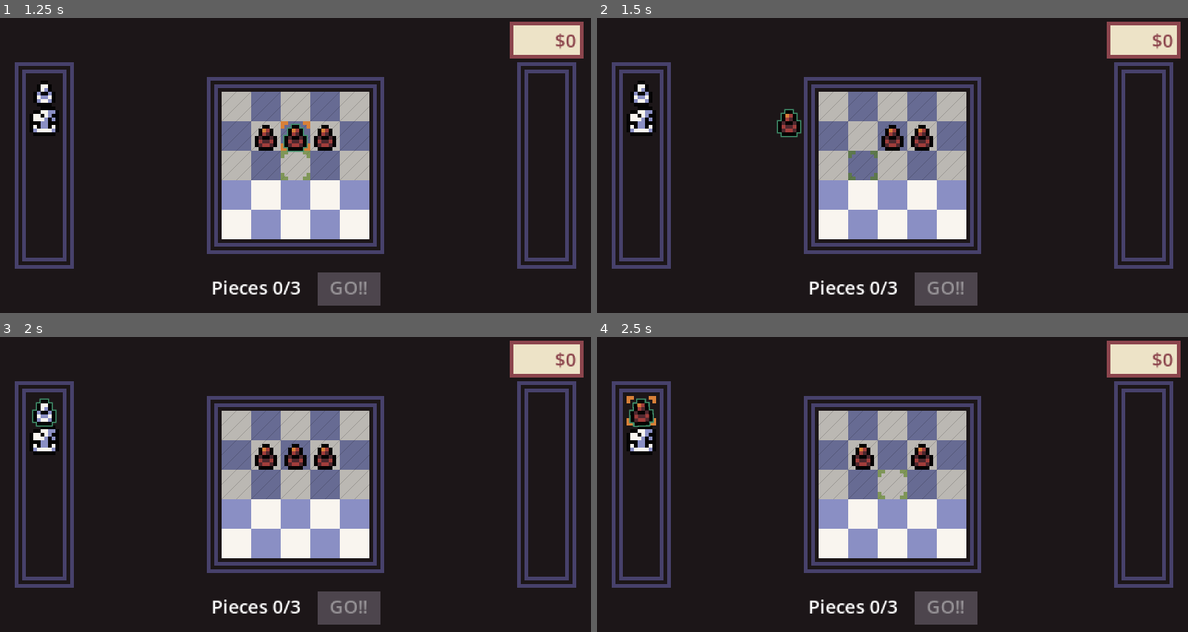
Above: before the commit, frames 1-4 (two rows, left to right).
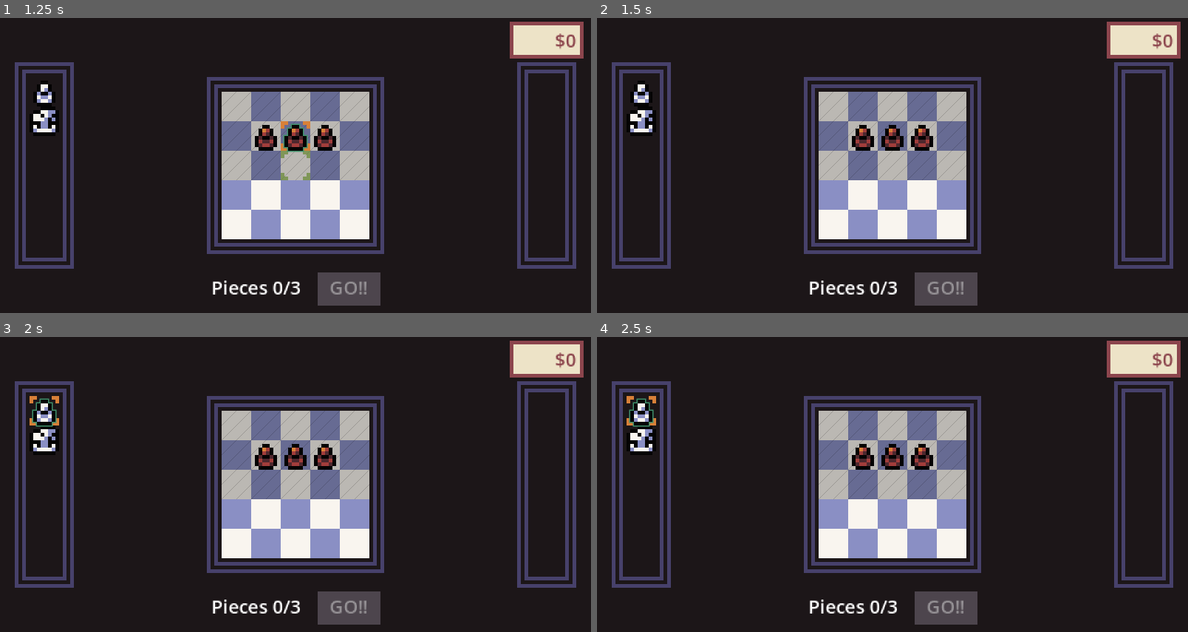
Above: after the commit, the same moments.

Repository: dcmbrk/chess
Game: Godot game, scene res://scenes/main-menu/main_menu.tscn
Same seed, same stepped clock (60 frames per second), same inputs: the game is played once before the commit and once after it.
Inputs (mouse positions are in pixels of both pictures, inside the frame that each line leads up to):
- Up to frame 1 (1.25 s): click "Play" at 0.5 s
- Up to frame 2 (1.5 s): tap Enter at 1.25 s; drag from (862, 136) to (644, 91) at 1.27 s
- Up to frame 3 (2 s): no input
- Up to frame 4 (2.5 s): drag from (892, 455) to (644, 410) at 2.02 s

Frame 1 is identical in both runs. In frame 2, 0.5% of the frame differs, in the area x 30-48%, y 30-55%; in frame 3, less than 0.1%; in frame 4, 0.5%.

Commit message:
Fix enemy taking repeated turns while a piece is held

Diff:
--- a/chess/components/preparation_phase.gd
+++ b/chess/components/preparation_phase.gd
@@ -3,6 +3,7 @@
 class_name PreparationPhase
 extends Node
 
+signal started
 signal pieces_changed(count: int, max_count: int)
 signal battle_started
 
@@ -21,6 +22,7 @@
 
 func start() -> void:
 	active = true
+	started.emit()
 	_on_unit_grid_changed()
 
 
--- a/chess/components/unit_mover.gd
+++ b/chess/components/unit_mover.gd
@@ -16,12 +16,31 @@
 		_register_unit(unit)
 		setup_unit(unit)
 
+	if turn_manager:
+		turn_manager.turn_started.connect(_update_draggable_units.unbind(1))
+		turn_manager.battle_ended.connect(_update_draggable_units.unbind(1))
+	if preparation:
+		preparation.started.connect(_update_draggable_units)
+
 
 func setup_unit(unit: Unit) -> void:
 	unit.drag_and_drop.drag_started.connect(_on_unit_drag_started.bind(unit))
 	unit.drag_and_drop.drag_canceled.connect(_on_unit_drag_canceled.bind(unit))
 	unit.drag_and_drop.dropped.connect(_on_unit_dropped.bind(unit))
+	unit.drag_and_drop.enabled = can_drag(unit)
 
+
+
+## The player may only pick up their own pieces, during the preparation
+## or on their own turn.
+func can_drag(unit: Unit) -> bool:
+	if not turn_manager and not preparation:
+		return true
+	if unit.stats.team != player_team:
+		return false
+	if _is_battle_active():
+		return turn_manager.current_team == player_team
+	return _is_preparing()
 
 
 ## Moves a unit that is on the board, following the chess rules.
@@ -54,6 +73,12 @@
 
 func _is_preparing() -> bool:
 	return preparation != null and preparation.active
+
+
+func _update_draggable_units() -> void:
+	for play_area in play_areas:
+		for unit in play_area.unit_grid.get_all_units():
+			unit.drag_and_drop.enabled = can_drag(unit)
 
 
 func _register_unit(unit: Unit) -> void:
@@ -97,6 +122,10 @@
 
 func _on_unit_drag_started(unit: Unit) -> void:
 	_set_highlighters(true)
+
+	# During a battle the held unit stays in the grid so the rules still see it.
+	if _is_battle_active():
+		return
 
 	var i := _get_play_area_for_position(unit.global_position)
 	if i > -1:
--- /dev/null
+++ b/chess/test/unit/test_drag_during_battle.gd
@@ -0,0 +1,85 @@
+extends GutTest
+
+var arena: Arena
+var grid: UnitGrid
+var pawn: Unit
+var knight: Unit
+var black_pawn: Unit
+
+
+func before_each() -> void:
+	arena = ArenaHelper.create_arena(self)
+	arena.get_node("EnemyController").think_delay = 0.0
+	grid = arena.board.unit_grid
+	pawn = ArenaHelper.move_to_board(arena, Vector2i(0, 0), Vector2i(0, 4))
+	knight = arena.get_node("Bench").unit_grid.units[Vector2i(0, 1)]
+	black_pawn = grid.units[Vector2i(1, 1)]
+
+
+func test_holding_a_piece_during_enemy_turn_does_not_skip_player_turns() -> void:
+	arena.preparation.start_battle()
+	arena.unit_mover.perform_board_move(pawn, Vector2i(0, 4), Vector2i(0, 3))
+
+	# The player picks the pawn up while the enemy is thinking.
+	pawn.drag_and_drop.drag_started.emit()
+	await wait_process_frames(10)
+
+	assert_true(arena.turn_manager.active, "battle should still be running")
+	assert_eq(arena.turn_manager.current_team, UnitStats.Team.WHITE)
+	assert_eq(grid.units[Vector2i(0, 3)], pawn, "a held piece stays on the board")
+
+
+func test_canceling_a_drag_during_battle_keeps_the_unit_in_place() -> void:
+	arena.preparation.start_battle()
+
+	pawn.drag_and_drop.drag_started.emit()
+	pawn.drag_and_drop.drag_canceled.emit(pawn.global_position)
+
+	assert_eq(grid.units[Vector2i(0, 4)], pawn)
+
+
+# --- Who can be dragged ---
+
+func test_during_preparation_only_player_pieces_can_be_dragged() -> void:
+	assert_true(pawn.drag_and_drop.enabled)
+	assert_true(knight.drag_and_drop.enabled)
+	assert_false(black_pawn.drag_and_drop.enabled)
+
+
+func test_player_pieces_can_be_dragged_on_player_turn() -> void:
+	arena.preparation.start_battle()
+
+	assert_true(pawn.drag_and_drop.enabled)
+	assert_false(black_pawn.drag_and_drop.enabled)
+
+
+func test_nothing_can_be_dragged_on_enemy_turn() -> void:
+	arena.preparation.start_battle()
+
+	arena.unit_mover.perform_board_move(pawn, Vector2i(0, 4), Vector2i(0, 3))
+
+	assert_false(pawn.drag_and_drop.enabled)
+	assert_false(knight.drag_and_drop.enabled)
+
+
+func test_player_can_drag_again_after_enemy_moved() -> void:
+	arena.preparation.start_battle()
+	arena.unit_mover.perform_board_move(pawn, Vector2i(0, 4), Vector2i(0, 3))
+
+	await wait_process_frames(10)
+
+	assert_eq(arena.turn_manager.current_team, UnitStats.Team.WHITE)
+	assert_true(pawn.drag_and_drop.enabled)
+
+
+func test_nothing_can_be_dragged_after_battle_ended() -> void:
+	arena.preparation.start_battle()
+	for tile in [Vector2i(1, 1), Vector2i(2, 1), Vector2i(3, 1)]:
+		var unit: Unit = grid.units[tile]
+		grid.remove_unit(tile)
+		unit.free()
+
+	arena.turn_manager.end_turn(grid.to_board_state())
+
+	assert_false(arena.turn_manager.active)
+	assert_false(pawn.drag_and_drop.enabled)
Not shown, added: chess/test/unit/test_drag_during_battle.gd.uid
